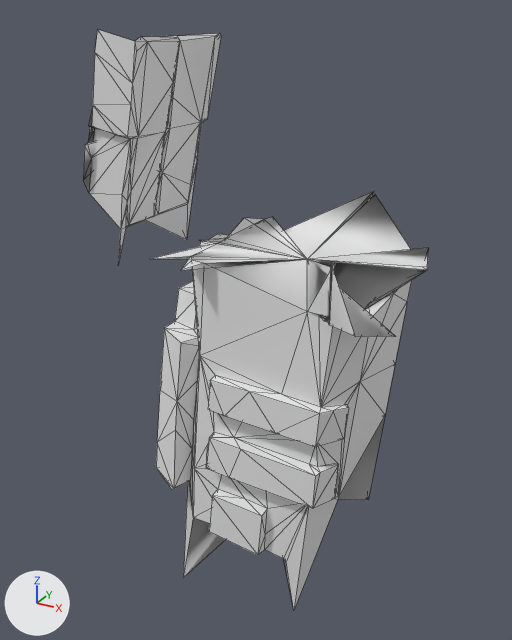
The OBJ model src/main/resources/assets/kn8/meshes/reno/leg_left.obj: old version first, new version second.
Before and after are seen from a camera (50 mm lens) standing at (0.173, -0.586, 0.944) and looking at (-0.144, -0.01, 0.656). Lighting does not change. The marker at lower left points along +X, +Y and +Z. The older version comes first. Mesh edges are drawn as thin lines. Where no turn or scale is listed for an object, it has been applied to the vertices. Vertices at exactly the same position are counted once.

Names of what the first picture shows: 'leg_left'.
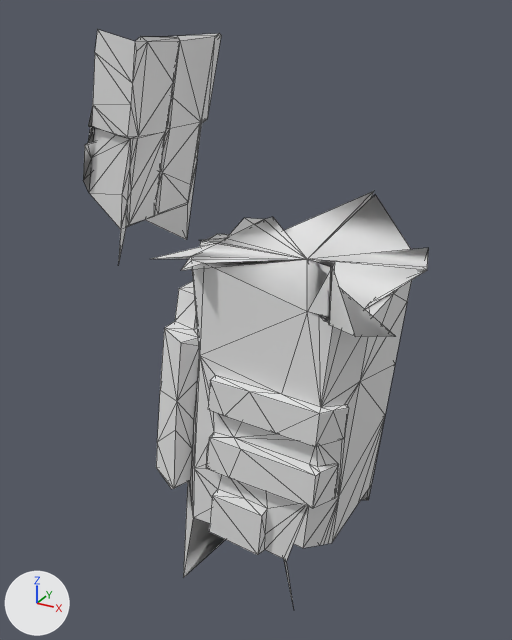
Pixel boxes [x1, y1, x2, y2] of what changed, in the pictures (512 x 640 px; the box of a moved part takes in the faces that stretch with it):
```json
{"object": "leg_left", "change": "reshaped", "before": [83, 30, 429, 610], "after": [83, 30, 429, 603]}
{"part": 1, "of": "me_leg_left", "change": "moved or reshaped", "before": [320, 193, 427, 310], "after": [320, 193, 427, 310]}
{"part": 2, "of": "me_leg_left", "change": "reshaped", "before": [286, 497, 339, 610], "after": [293, 416, 385, 548]}
```

The change, as JSON lines over the scene's bpy script:
```json
{"block": "me_leg_left", "where": "# used by ob_leg_left; location = (0.0, 0.0, 0.0)"}
{"block": "me_leg_left", "where": "# verts and faces of me_leg_left; kept vertices keep their numbers, new ones are numbered from 298"}
{"block": "me_leg_left", "where": "# before: 92 (0.002, 0.071, 0.709) at pixel (427, 270), 94 (-0.016, -0.055, 0.709), 113 (0.025, -0.09, 0.709) at pixel (395, 336), 127 (-0.08, 0.069, 0.714), 139 (-0.057, 0.071, 0.781) at pixel (374, 190)"}
{"block": "me_leg_left", "where": "# before: 296 (-0.085, -0.02, 0.734) at pixel (307, 259)"}
{"block": "me_leg_left", "where": "# before: 170 (-0.023, -0.067, 0.521) at pixel (338, 497), 174 (-0.024, 0.06, 0.543) at pixel (385, 415), 183 (-0.043, -0.091, 0.524), 199 (-0.056, -0.089, 0.381) at pixel (293, 610), 206 (-0.066, -0.09, 0.442) at pixel (286, 561)"}
{"block": "me_leg_left", "where": "# before: 297 (-0.121, -0.017, 0.449)"}
{"op": "remove", "block": "me_leg_left", "code": "me_leg_left.from_pydata(...)  # 298 vertices, 589 faces; spans x -0.295..0.025, y -0.116..0.079, z 0.33..0.928"}
{"op": "add", "block": "me_leg_left", "code": "me_leg_left.from_pydata(...)  # 308 vertices, 597 faces; spans x -0.295..0.025, y -0.116..0.079, z 0.33..0.928"}
{"block": "me_leg_left", "change": "me_leg_left part 1"}
{"op": "add", "block": "me_leg_left", "code": "delete_faces([(92, 94, 296), (127, 139, 296), (94, 296, 113)])"}
{"op": "add", "block": "me_leg_left", "code": "faces += [(92, 296, 94), (127, 296, 139), (94, 113, 296)]"}
{"block": "me_leg_left", "change": "me_leg_left part 2"}
{"op": "add", "block": "me_leg_left", "code": "delete_faces([(170, 183, 199), (183, 206, 199), (170, 199, 297)])"}
{"op": "add", "block": "me_leg_left", "code": "verts[298] = (-0.049, -0.09, 0.466)  # pixel (302, 548)"}
{"op": "add", "block": "me_leg_left", "code": "verts[299] = (-0.037, -0.076, 0.464)  # pixel (319, 545)"}
{"op": "add", "block": "me_leg_left", "code": "verts[300] = (-0.059, -0.09, 0.467)  # pixel (293, 543)"}
{"op": "add", "block": "me_leg_left", "code": "verts[301] = (-0.098, -0.029, 0.466)"}
{"op": "add", "block": "me_leg_left", "code": "verts[302] = (-0.028, -0.066, 0.462)  # pixel (331, 543)"}
{"op": "add", "block": "me_leg_left", "code": "verts[303] = (-0.031, 0.009, 0.456)  # pixel (357, 505)"}
{"op": "add", "block": "me_leg_left", "code": "verts[304] = (-0.032, 0.056, 0.452)  # pixel (371, 483)"}
{"op": "add", "block": "me_leg_left", "code": "verts[305] = (-0.031, 0.045, 0.453)  # pixel (368, 488)"}
{"op": "add", "block": "me_leg_left", "code": "verts[306] = (-0.034, -0.073, 0.464)  # pixel (323, 544)"}
{"op": "add", "block": "me_leg_left", "code": "verts[307] = (-0.031, -0.07, 0.463)  # pixel (327, 543)"}
{"op": "add", "block": "me_leg_left", "code": "faces += [(170, 183, 298), (170, 298, 299), (183, 300, 298), (170, 299, 301), (170, 302, 174), (174, 302, 303)]"}
{"op": "add", "block": "me_leg_left", "code": "faces += [(174, 305, 304), (174, 303, 305), (170, 299, 306), (170, 307, 302), (170, 306, 307)]"}
{"block": "me_leg_left", "change": "other edits to the shape of me_leg_left do not show in these pictures"}
```
